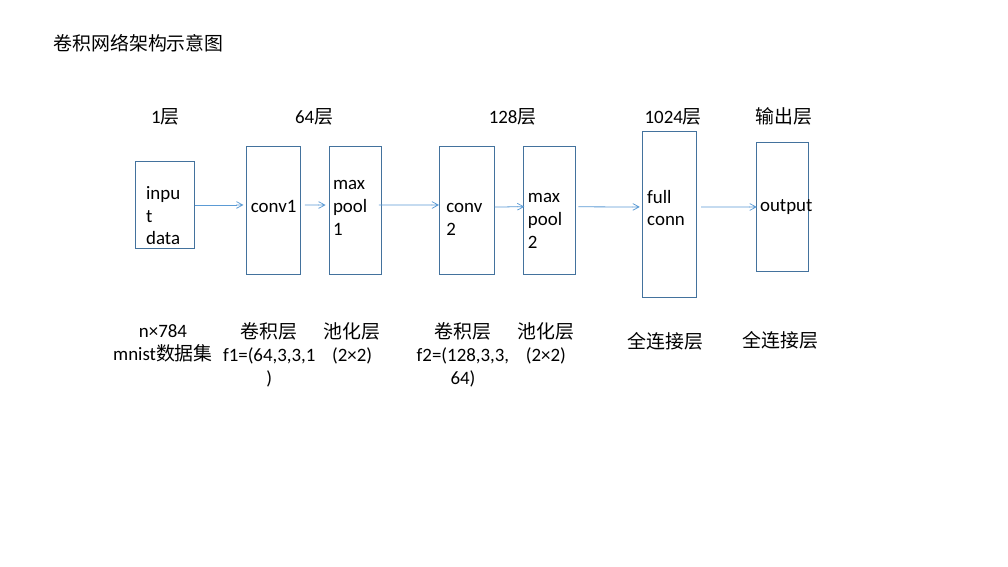
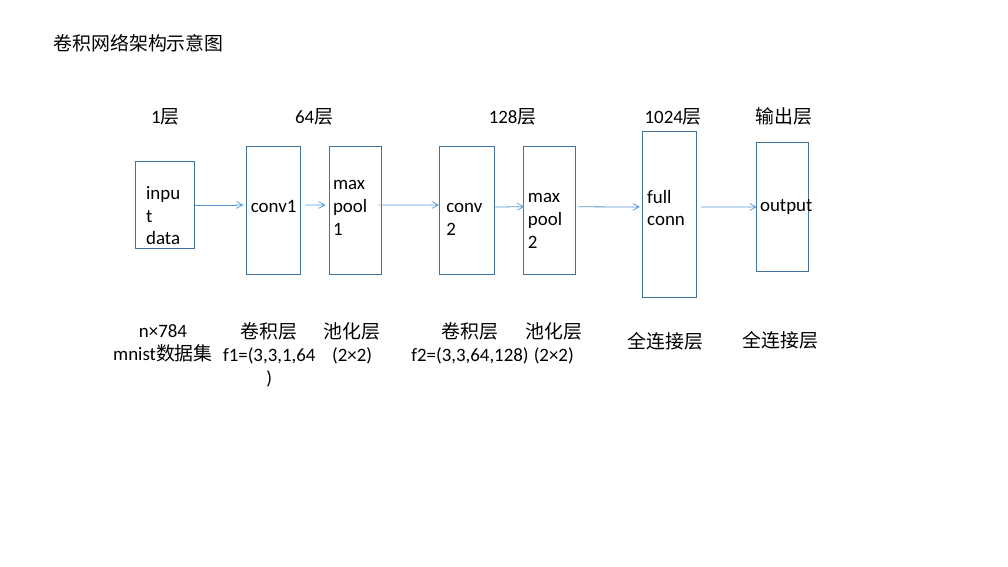
Before and after one commit to huiyang865/material, a slide deck: slide 1 of doc/卷积网络架构示意图.pptx. Drawn at 1008x567 pixels with LibreOffice and Linux fonts; fonts in the diff are those of the drawing. Boxes give left, top, right and bottom in pixels: in the first picture for what was removed or moved away, otherwise in the second. Text is boxed around its words. In the diff, an @@ line names an element or a change of style, - is before the commit and + after.

```diff
--- a/doc/卷积网络架构示意图.pptx
+++ b/doc/卷积网络架构示意图.pptx
@@ text "池化层": place and size @@
-text "池化层" at (518,322,575,364)
+text "池化层" at (525,322,582,364)
@@ text at (223,347,315,364): text changed @@
-f1=(64,3,3,1)
+f1=(3,3,1,64)
@@ text at (411,347,528,364): text changed @@
-f2=(128,3,3,64)
+f2=(3,3,64,128)
```
Also in this commit, not shown: 2 other files.
